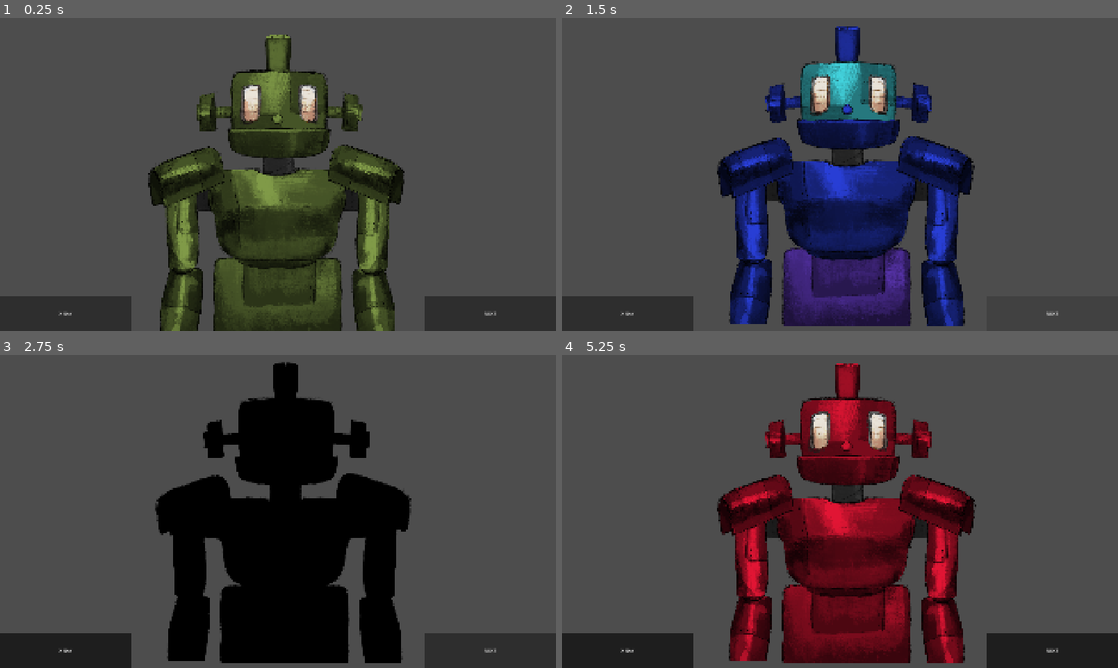
Above: before the commit, frames 1-4 (two rows, left to right).
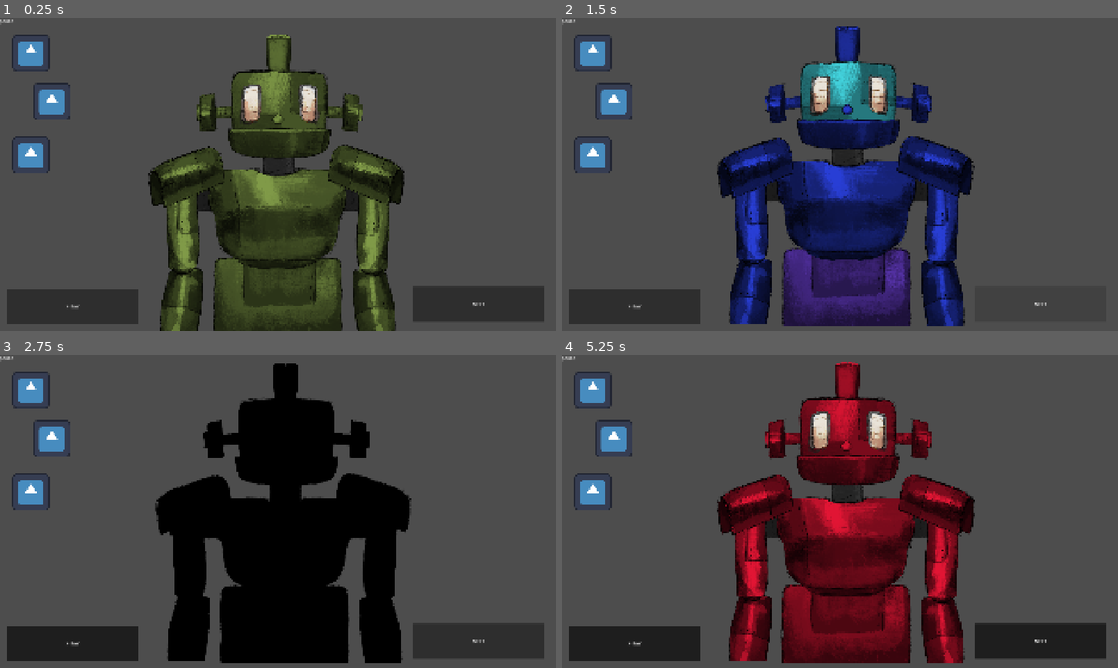
Above: after the commit, the same moments.

Repository: dismox/robots_ldjam_60
Game: Godot game, scene res://main/workshop.tscn
Same seed, same stepped clock (60 frames per second), same inputs: the game is played once before the commit and once after it. Before the commit the project has no main scene; this scene is started directly in both runs. The engine's default icon, where the game draws it, is replaced by a stand-in: a white triangle on a blue panel in a dark square.
Inputs (mouse positions are in pixels of both pictures, inside the frame that each line leads up to):
- Up to frame 1 (0.25 s): no input
- Up to frame 2 (1.5 s): click "NEXT" at 0.5 s; click "NEXT" at 1.25 s
- Up to frame 3 (2.75 s): click "X-RAY" at 2 s
- Up to frame 4 (5.25 s): click "X-RAY" at 2.75 s; click "X-RAY" at 3.5 s; click "NEXT" at 4.25 s; move the mouse to (962, 495) at 5.02 s; click (962, 495) at 5.17 s

The runs differ from the first frame. In frame 1, 5.3% of the frame differs, in the area x 0-100%, y 0-100%; in frame 2, 3.1%; in frame 3, 4.5%; in frame 4, 6.7%.

Commit message:
тряска и добавление предметов

Diff:
--- /dev/null
+++ b/main/current_item_node.gd
@@ -0,0 +1,4 @@
+extends TextureRect
+
+func _process(_delta: float) -> void:
+	position = get_global_mouse_position()
--- a/main/gameplay.gd
+++ b/main/gameplay.gd
@@ -1,4 +1,18 @@
 extends Node
+class_name GameScene
+
+var current_item: Item
+var unlocked_items: Array[Item]
+
+@onready var current_item_node: TextureRect = %CurrentItemNode
+
+func _ready() -> void:
+	Global.game_scene = self
+
+
+func change_item(item: Item):
+	current_item = item
+	current_item_node.texture = current_item.texture
 
 func _on_x_ray_button_toggled(toggled_on: bool) -> void:
 	if Global.current_robot:
--- a/main/global.gd
+++ b/main/global.gd
@@ -2,8 +2,8 @@
 
 var body_part_database: BodyPartsDatabase = BodyPartsDatabase.new()
 var game_state: GameState
-var current_item: Item
-var unlocked_items: Array[Item]
+
+var game_scene: GameScene
 var current_robot: Robot
 
 enum GameState {
@@ -11,6 +11,7 @@
 	GAMEPLAY_NORMAL,
 	GAMEPLAY_XRAY
 }
+
 
 func shake_control(control: Control, strength: float = 10.0, duration: float = 0.3) -> void:
 	var original_position := control.position
--- a/main/item.gd
+++ b/main/item.gd
@@ -2,3 +2,12 @@
 class_name Item
 
 var title: String = "unknown"
+
+
+func _on_gui_input(event: InputEvent) -> void:
+	if event is InputEventMouseButton:
+		if (event.button_index == MOUSE_BUTTON_LEFT or event.button_index == MOUSE_BUTTON_RIGHT) and event.pressed:
+			Global.game_scene.change_item(self)
+
+func _on_mouse_entered() -> void:
+	Global.shake_control(self)
--- /dev/null
+++ b/main/main_menu.tscn
@@ -0,0 +1,3 @@
+[gd_scene format=3 uid="uid://b7lui6cn1x834"]
+
+[node name="MainMenu" type="Node" unique_id=135347556]
--- a/main/robot/robot.gd
+++ b/main/robot/robot.gd
@@ -24,6 +24,7 @@
 
 var main_color: Color = Color.WHITE
 
+
 func _ready() -> void:
 	generate()
 	Global.current_robot = self
@@ -42,9 +43,3 @@
 			var part = custom_parts.pick_random()
 			if part.has_color:
 				part.change_color(Color.from_hsv(randf(),0.7,1.0))
-
-
-
-
-func _on_head_mouse_exited() -> void:
-	pass # Replace with function body.
--- a/main/robot/robot.tscn
+++ b/main/robot/robot.tscn
@@ -14,6 +14,8 @@
 [ext_resource type="Texture2D" uid="uid://du1fl26rfoi81" path="res://main/assets/robot_parts/arm/arm_1.png" id="12_81ma6"]
 [ext_resource type="Texture2D" uid="uid://b8be7ly8u0d60" path="res://main/assets/robot_parts/shoulder/shoulder_1.png" id="13_tmtkg"]
 
+[sub_resource type="ShaderMaterial" id="ShaderMaterial_mrfjb"]
+
 [node name="Robot" type="Node2D" unique_id=560495161 node_paths=PackedStringArray("custom_parts", "inside_parts")]
 position = Vector2(987, 630)
 script = ExtResource("1_3153p")
@@ -29,11 +31,16 @@
 offset_transform_enabled = true
 mouse_filter = 0
 texture = ExtResource("2_ayiut")
+script = ExtResource("2_ewvo3")
+can_rust = false
+has_color = false
+is_shaking = true
 metadata/_edit_use_anchors_ = true
 
 [node name="Head" type="TextureRect" parent="Wireframe" unique_id=445030624]
 unique_name_in_owner = true
 z_index = 2
+material = SubResource("ShaderMaterial_mrfjb")
 layout_mode = 0
 offset_left = 158.0
 offset_top = -142.0
--- a/main/workshop.tscn
+++ b/main/workshop.tscn
@@ -3,17 +3,30 @@
 [ext_resource type="Texture2D" uid="uid://46c11nn42g3v" path="res://main/assets/test.png" id="1_db4gj"]
 [ext_resource type="Script" uid="uid://btua4i6yhf0ie" path="res://main/gameplay.gd" id="1_s8op5"]
 [ext_resource type="Shader" uid="uid://c6v6axeghfb1q" path="res://main/texture.gdshader" id="2_i77jv"]
+[ext_resource type="Script" uid="uid://blkgtieyxnwei" path="res://main/current_item_node.gd" id="2_mrfjb"]
 [ext_resource type="Texture2D" uid="uid://7hf6c6l4ie8o" path="res://main/assets/Seamless-Rust-Texture.jpg" id="3_db4gj"]
 [ext_resource type="PackedScene" uid="uid://cndxkft06i84a" path="res://main/robot/robot.tscn" id="5_gt6vn"]
 [ext_resource type="Texture2D" uid="uid://coq2v511dd6ui" path="res://icon.svg" id="6_gt6vn"]
+[ext_resource type="Script" uid="uid://cnrbcw2l2jqrh" path="res://main/item.gd" id="7_eewe3"]
 
 [sub_resource type="ShaderMaterial" id="ShaderMaterial_wb4oo"]
 shader = ExtResource("2_i77jv")
 shader_parameter/polish_texture = ExtResource("3_db4gj")
 shader_parameter/polish_strength = 0.5130000243675
 
-[node name="Gameplay" type="Node" unique_id=425906612]
+[node name="GameScene" type="Node" unique_id=425906612]
 script = ExtResource("1_s8op5")
+
+[node name="CurrentItemNode" type="TextureRect" parent="." unique_id=984135821]
+unique_name_in_owner = true
+top_level = true
+z_index = 83
+offset_left = 1581.0
+offset_top = 96.0
+offset_right = 1709.0
+offset_bottom = 224.0
+mouse_filter = 2
+script = ExtResource("2_mrfjb")
 
 [node name="Sprite2D2" type="Sprite2D" parent="." unique_id=1715513262]
 visible = false
@@ -29,8 +42,10 @@
 anchors_preset = 2
 anchor_top = 1.0
 anchor_bottom = 1.0
-offset_top = -121.0
-offset_right = 454.0
+offset_left = 24.0
+offset_top = -145.0
+offset_right = 478.0
+offset_bottom = -24.0
 grow_vertical = 0
 toggle_mode = true
 text = "X-RAY"
@@ -41,27 +56,62 @@
 anchor_top = 1.0
 anchor_right = 1.0
 anchor_bottom = 1.0
-offset_left = -454.0
-offset_top = -121.0
+offset_left = -494.0
+offset_top = -153.0
+offset_right = -40.0
+offset_bottom = -32.0
 grow_horizontal = 0
 grow_vertical = 0
 toggle_mode = true
 text = "NEXT"
 
 [node name="Control" type="Control" parent="." unique_id=1403207016]
-visible = false
 layout_mode = 3
 anchors_preset = 0
 offset_right = 518.0
 offset_bottom = 1080.0
+mouse_filter = 2
 
-[node name="Item" type="TextureRect" parent="Control" unique_id=2085519905]
+[node name="Item1" type="TextureRect" parent="Control" unique_id=2085519905]
 layout_mode = 0
 offset_left = 43.0
 offset_top = 57.0
 offset_right = 171.0
 offset_bottom = 185.0
+offset_transform_enabled = true
 texture = ExtResource("6_gt6vn")
+script = ExtResource("7_eewe3")
+
+[node name="Item2" type="TextureRect" parent="Control" unique_id=1281302774]
+layout_mode = 0
+offset_left = 115.0
+offset_top = 225.0
+offset_right = 243.0
+offset_bottom = 353.0
+offset_transform_enabled = true
+texture = ExtResource("6_gt6vn")
+script = ExtResource("7_eewe3")
+
+[node name="Item3" type="TextureRect" parent="Control" unique_id=645278114]
+layout_mode = 0
+offset_left = 43.0
+offset_top = 409.0
+offset_right = 171.0
+offset_bottom = 537.0
+offset_transform_enabled = true
+texture = ExtResource("6_gt6vn")
+script = ExtResource("7_eewe3")
+
+[node name="Label" type="Label" parent="." unique_id=202371671]
+offset_right = 377.0
+offset_bottom = 97.0
+text = "$0000"
 
 [connection signal="toggled" from="XRayButton" to="." method="_on_x_ray_button_toggled"]
 [connection signal="pressed" from="NextButton" to="." method="_on_next_button_pressed"]
+[connection signal="gui_input" from="Control/Item1" to="Control/Item1" method="_on_gui_input"]
+[connection signal="mouse_entered" from="Control/Item1" to="Control/Item1" method="_on_mouse_entered"]
+[connection signal="gui_input" from="Control/Item2" to="Control/Item2" method="_on_gui_input"]
+[connection signal="mouse_entered" from="Control/Item2" to="Control/Item2" method="_on_mouse_entered"]
+[connection signal="gui_input" from="Control/Item3" to="Control/Item3" method="_on_gui_input"]
+[connection signal="mouse_entered" from="Control/Item3" to="Control/Item3" method="_on_mouse_entered"]
--- a/project.godot
+++ b/project.godot
@@ -11,6 +11,7 @@
 [application]
 
 config/name="Robots"
+run/main_scene="uid://w5xvhqd27ddd"
 config/features=PackedStringArray("4.7", "GL Compatibility")
 config/icon="res://icon.svg"
 
Not shown, added: main/current_item_node.gd.uid
